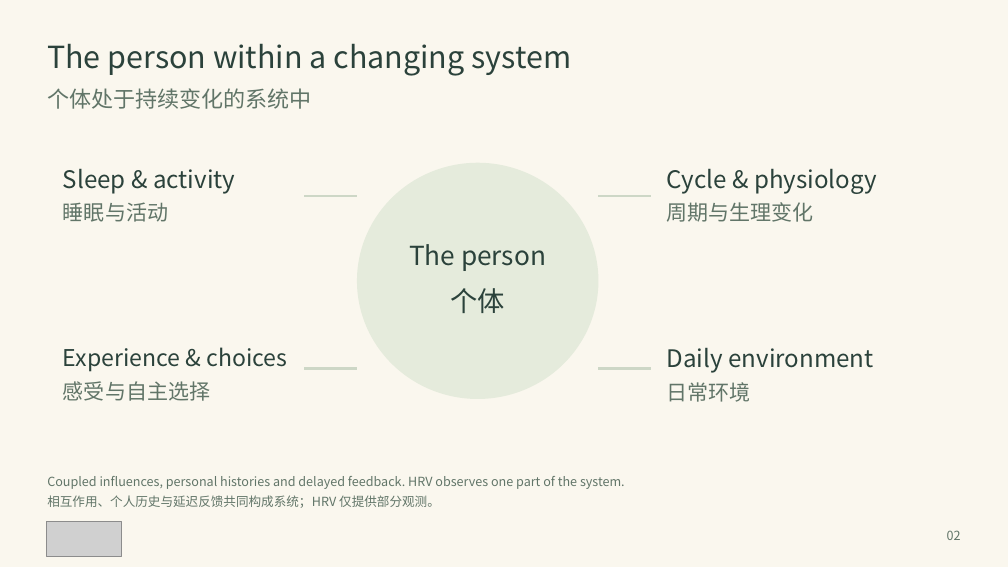
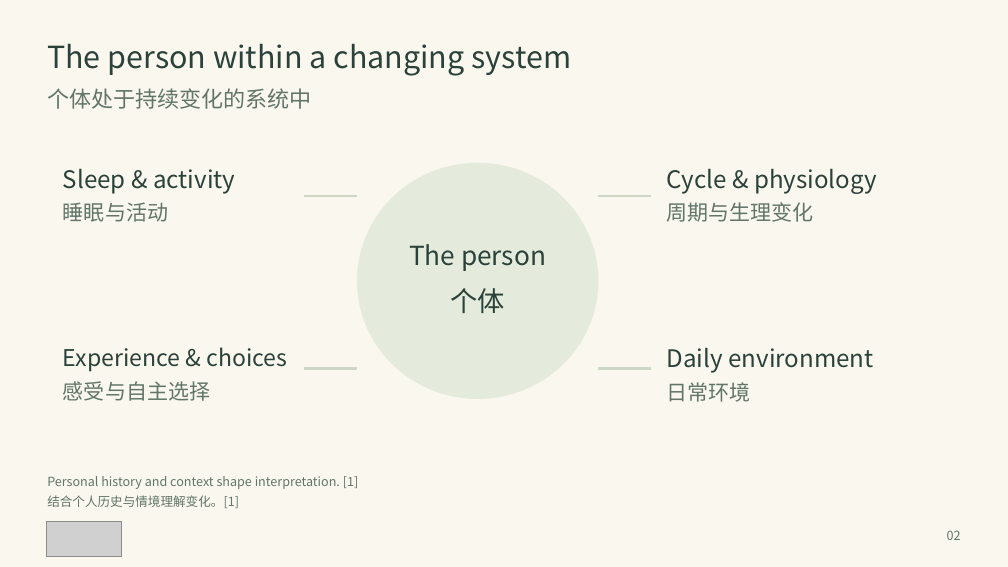
Before and after one commit to DiamondCao1996/mond-phone-preview, a slide deck: slide 2 of docs/demo/MOND_Adaptive_System_EN_ZH.pptx. Drawn at 1008x567 pixels with LibreOffice and Linux fonts; fonts in the diff are those of the drawing; grey boxes stand for pictures. Boxes give left, top, right and bottom in pixels: in the first picture for what was removed or moved away, otherwise in the second. Text is boxed around its words. In the diff, an @@ line names an element or a change of style, - is before the commit and + after.

```diff
--- a/docs/demo/MOND_Adaptive_System_EN_ZH.pptx
+++ b/docs/demo/MOND_Adaptive_System_EN_ZH.pptx
@@ text at (47,476,358,489): text changed @@
-Coupled influences, personal histories and delayed feedback. HRV observes one part of the system.
+Personal history and context shape interpretation. [1]
@@ text at (47,495,239,508): text changed @@
-相互作用、个人历史与延迟反馈共同构成系统；HRV 仅提供部分观测。
+结合个人历史与情境理解变化。[1]
```
Also in this commit, not shown: 5 other slides changed, 1 slide added, 5 slides removed, 2 other files.
